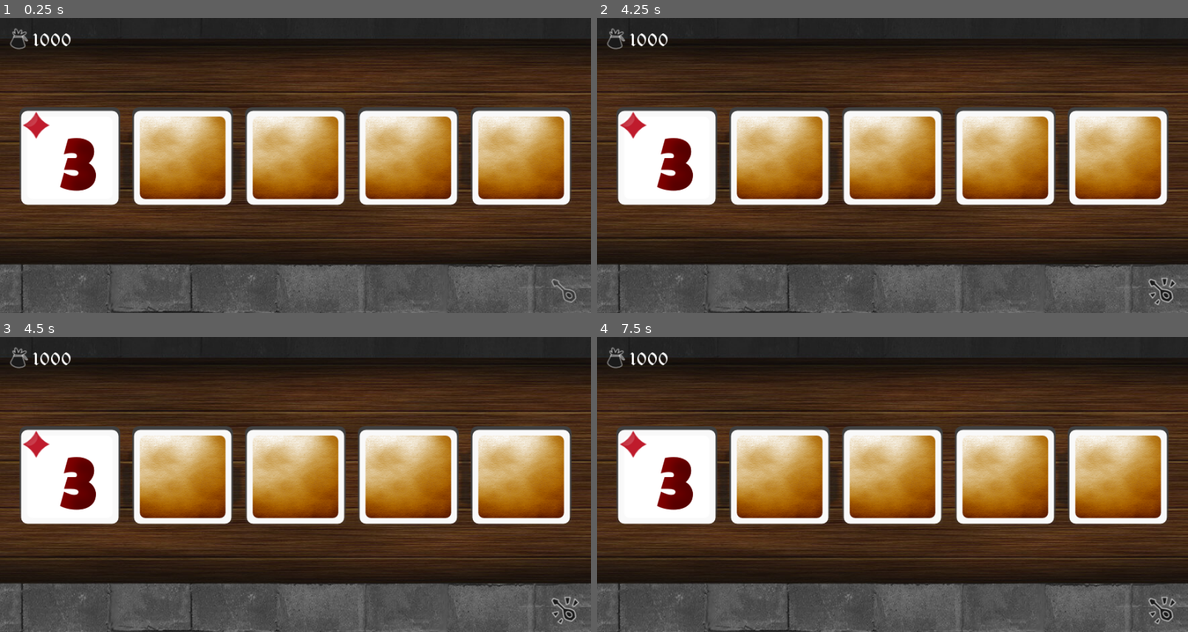
Above: before the commit, frames 1-4 (two rows, left to right).
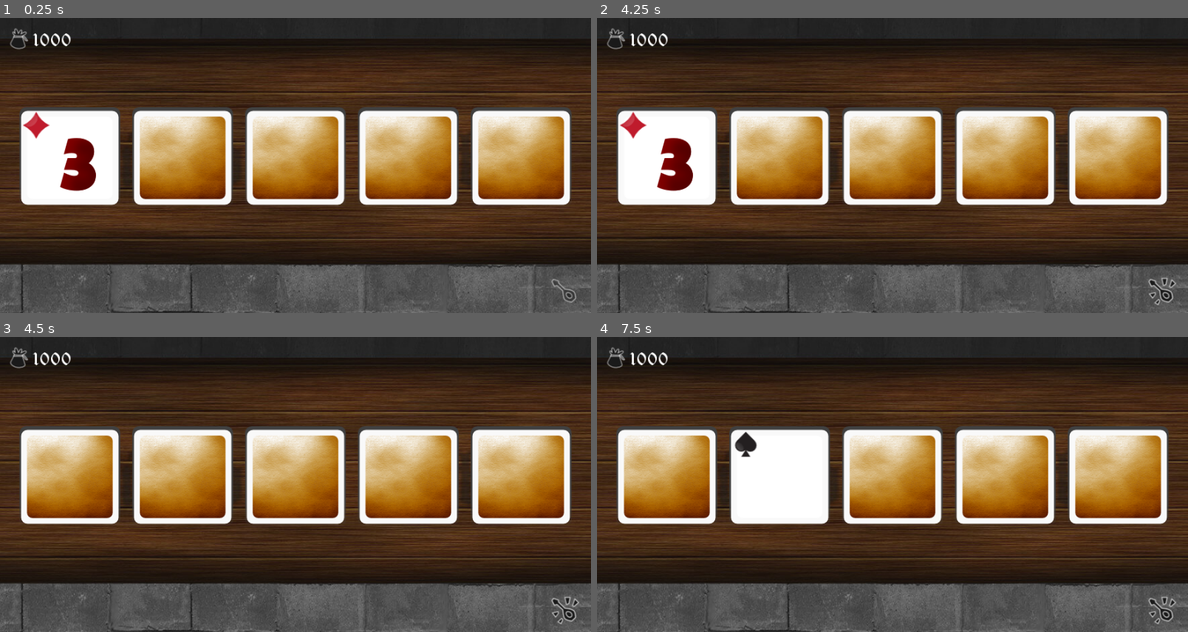
Above: after the commit, the same moments.

Repository: ubermanu/kingdom-poker
Game: Godot game, scene res://Game.tscn
The game is run twice, just before and just after one commit, with the same random seed, the same clock (stepped at 60 frames per second) and the same inputs.
Inputs (mouse positions are in pixels of both pictures, inside the frame that each line leads up to):
- Up to frame 1 (0.25 s): no input
- Up to frame 2 (4.25 s): tap Enter at 0.5, 2, 3.5 s; drag from (1164, 289) to (951, 100) at 0.52 s; tap Space at 1.25, 2.75 s; drag from (774, 180) to (1164, 289) at 1.27 s; move the mouse to (951, 100) at 2.02 s; click (951, 100) at 2.17 s; drag from (862, 224) to (715, 121) at 2.77 s; move the mouse to (1069, 209) at 3.52 s; click (1069, 209) at 3.67 s
- Up to frame 3 (4.5 s): tap Space at 4.25 s; drag from (118, 440) to (567, 608) at 4.27 s
- Up to frame 4 (7.5 s): move the mouse to (922, 484) at 5.02 s; click (922, 484) at 5.17 s; drag from (803, 410) to (774, 499) at 5.77 s; move the mouse to (1022, 469) at 6.52 s; click (1022, 469) at 6.67 s; drag from (774, 499) to (1164, 608) at 7.27 s

Frames 1-2 are identical in both runs. In frame 3, 4.1% of the frame differs, in the area x 3-20%, y 31-62%; in frame 4, 8.2%, in the area x 3-39%, y 31-62%.

Commit message:
Make card selectable

Diff:
--- a/Card.gd
+++ b/Card.gd
@@ -6,6 +6,9 @@
 
 # If TRUE, shows the face
 export (bool) var flipped = false setget set_flipped
+
+# If TRUE, can be flipped
+export (bool) var selectable = true
 
 # Update the flipped status
 # If flipped shows the back side of the card
@@ -57,3 +60,9 @@
 			head = $Front/HeadRed
 		head.visible = true
 		head.frame_coords.y = value - 10
+
+# Toggle card if selectable
+func _on_Card_input_event(_viewport, event, _shape_idx):
+	if selectable and event is InputEventMouseButton:
+		if event.button_index == BUTTON_LEFT and event.pressed:
+			set_flipped(!flipped)
--- a/Card.tscn
+++ b/Card.tscn
@@ -21,6 +21,7 @@
 extents = Vector2( 75, 75 )
 
 [node name="Card" type="KinematicBody2D"]
+input_pickable = true
 script = ExtResource( 6 )
 
 [node name="Front" type="Node2D" parent="."]
@@ -76,3 +77,4 @@
 
 [node name="CollisionShape2D" type="CollisionShape2D" parent="."]
 shape = SubResource( 3 )
+[connection signal="input_event" from="." to="." method="_on_Card_input_event"]
